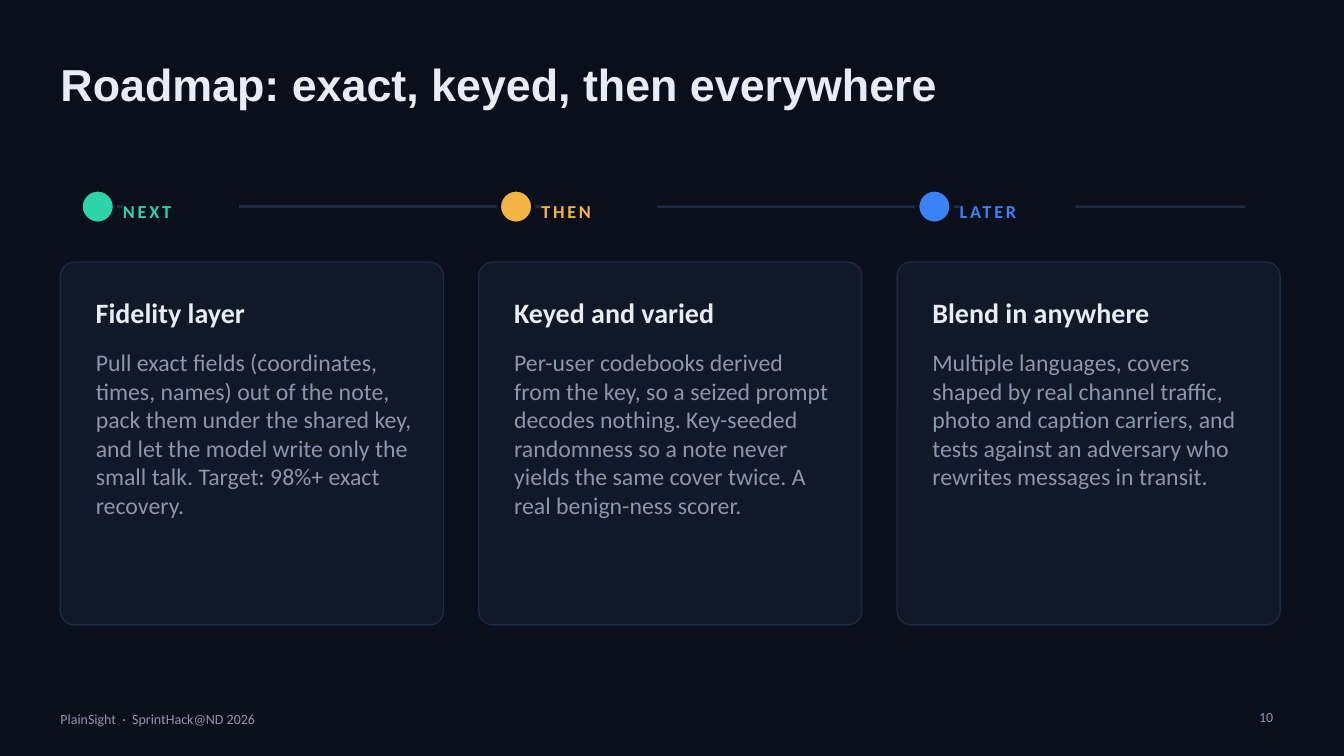
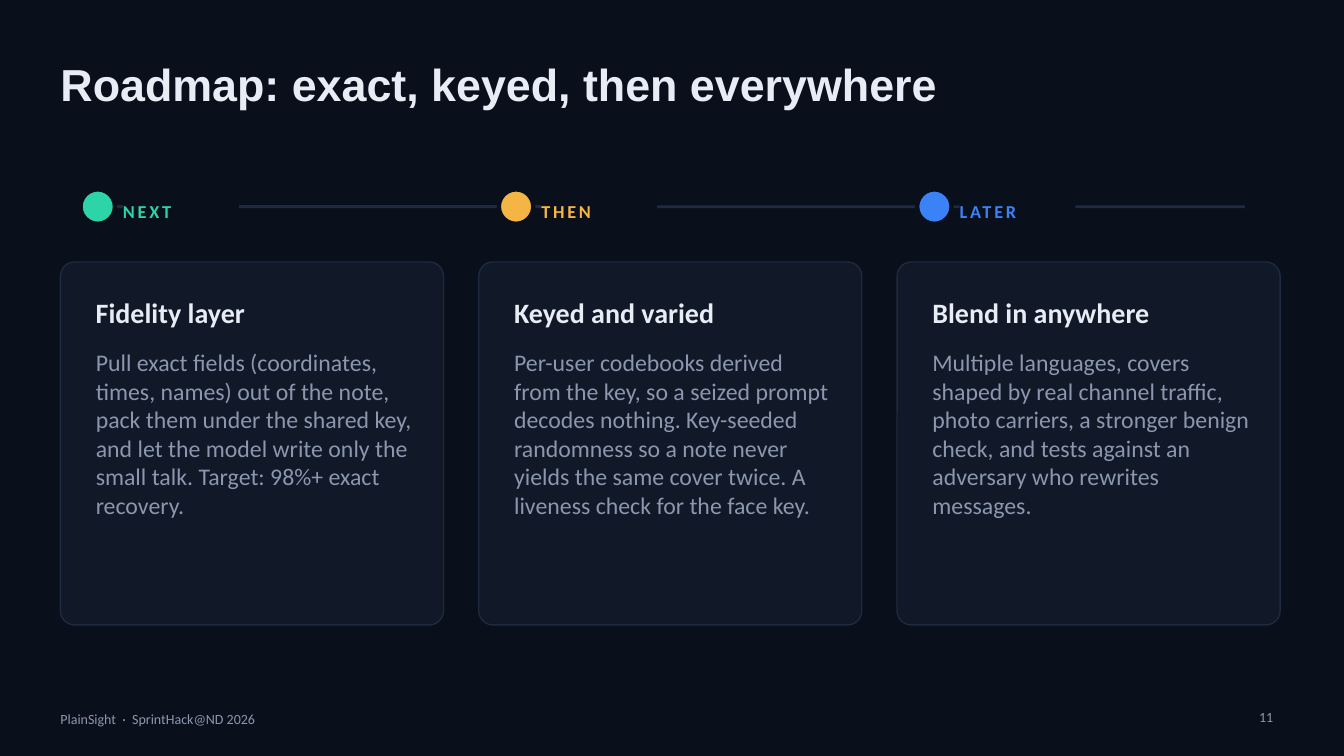
Before and after one commit to LemonPrism/SprintHack-ND, a slide deck: slide 11 of deck/PlainSight.pptx (slide 10 before the commit). Drawn at 1344x756 pixels with LibreOffice and Linux fonts; fonts in the diff are those of the drawing. Boxes give left, top, right and bottom in pixels: in the first picture for what was removed or moved away, otherwise in the second. Text is boxed around its words. In the diff, an @@ line names an element or a change of style, - is before the commit and + after.

```diff
--- a/deck/PlainSight.pptx
+++ b/deck/PlainSight.pptx
@@ text at [514, 354, 828, 518]: text changed @@
-Per-user codebooks derived from the key, so a seized prompt decodes nothing. Key-seeded randomness so a note never yields the same cover twice. A real benign-ness scorer.
+Per-user codebooks derived from the key, so a seized prompt decodes nothing. Key-seeded randomness so a note never yields the same cover twice. A liveness check for the face key.
@@ text at [932, 354, 1249, 518]: text changed @@
-Multiple languages, covers shaped by real channel traffic, photo and caption carriers, and tests against an adversary who rewrites messages in transit.
+Multiple languages, covers shaped by real channel traffic, photo carriers, a stronger benign check, and tests against an adversary who rewrites messages.
@@ page number at [1259, 713, 1273, 722]: text changed @@
-10
+11
```
Also in this commit, not shown: 3 other slides changed, 1 slide added, 2 other files.
